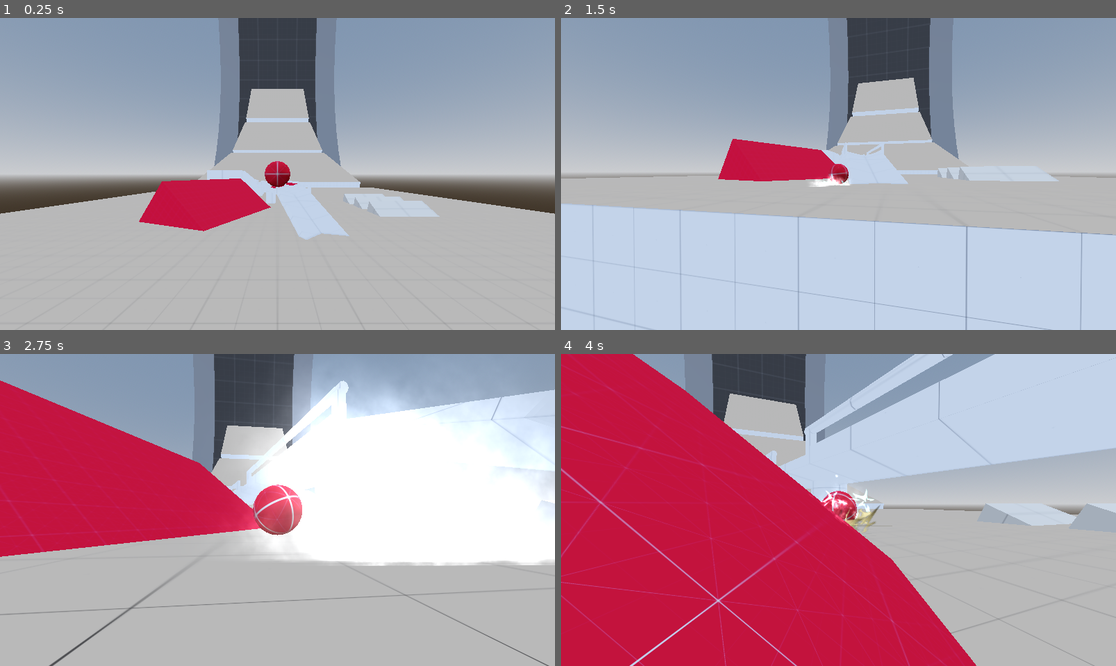
Above: before the commit, frames 1-4 (two rows, left to right).
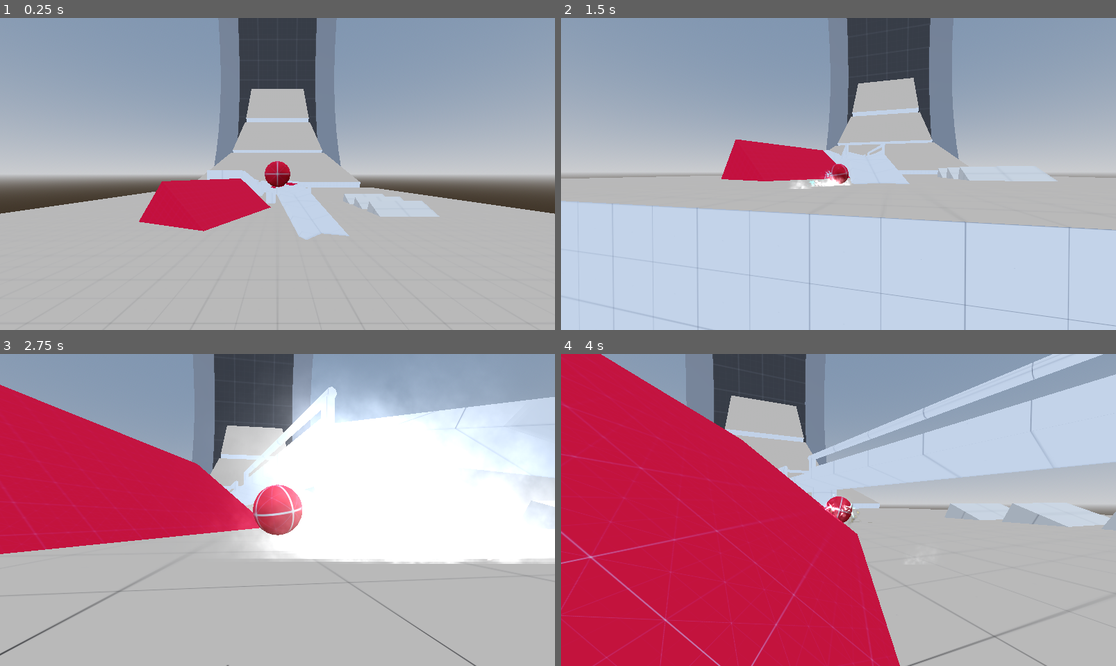
Above: after the commit, the same moments.

Repository: Bartticus/GMTK2025
Game: Godot game, scene res://Scenes/main/main.tscn
Two runs of this game, one before a commit and one after it. Both use one fixed random seed, a clock stepped at 60 frames per second and the inputs below.
Inputs (mouse positions are in pixels of both pictures, inside the frame that each line leads up to):
- Up to frame 1 (0.25 s): no input
- Up to frame 2 (1.5 s): move the mouse to (866, 174) at 0.52 s; hold Space (drift) 0.53-1.28 s; hold W (forward) from 0.53 s (still down); move the mouse to (810, 174) at 1.27 s; tap Space (drift) at 1.35 s
- Up to frame 3 (2.75 s): keep holding W (forward); move the mouse to (288, 503) at 2.02 s; hold Mouse wheel down (wheel_down) from 2.03 s (still down); tap Space (drift) at 2.3 s
- Up to frame 4 (4 s): keep holding W (forward); move the mouse to (832, 516) at 2.77 s; release Mouse wheel down (wheel_down) at 2.78 s; tap Mouse wheel up (wheel_up) at 2.85 s; tap Space (drift) at 3.05 s; move the mouse to (877, 513) at 3.52 s; hold Space (drift) from 3.53 s (still down)

The runs differ from the first frame. In frame 2, 2.5% of the frame differs, in the area x 0-100%, y 0-100%; in frame 3, 3.9%; in frame 4, 17%.

Commit message:
Bug fixes

Diff:
--- /dev/null
+++ b/Scenes/main/main.gd
@@ -0,0 +1,7 @@
+extends Node3D
+
+
+
+func _input(event):
+	if event.is_action_pressed("ui_cancel"):
+		get_tree().quit()
--- a/Scenes/main/main.tscn
+++ b/Scenes/main/main.tscn
@@ -1,12 +1,13 @@
-[gd_scene load_steps=27 format=3 uid="uid://dv7x2ren5evyl"]
+[gd_scene load_steps=28 format=3 uid="uid://dv7x2ren5evyl"]
 
 [ext_resource type="Texture2D" uid="uid://dk6dq52gtsalp" path="res://Textures/texture_01.png" id="1_b20jg"]
 [ext_resource type="LightmapGIData" uid="uid://dd7ruvw8a0ua5" path="res://Textures/main.lmbake" id="1_brlrh"]
+[ext_resource type="Script" uid="uid://siacv54rween" path="res://Scenes/main/main.gd" id="1_hgq70"]
 [ext_resource type="PackedScene" uid="uid://bo12c78cmhfo2" path="res://Scenes/marble/marble.tscn" id="2_w1fgp"]
 [ext_resource type="Material" uid="uid://bkvo47d3laj1v" path="res://Thaddeus/Visdev.tres" id="2_wcurd"]
 [ext_resource type="PackedScene" uid="uid://e3yd7vkq41oi" path="res://Scenes/ring/ring.tscn" id="3_4etoo"]
 [ext_resource type="Material" uid="uid://ybbnsrboni3v" path="res://Thaddeus/VisdevRed.tres" id="4_4jhlv"]
-[ext_resource type="PackedScene" path="res://Models/Walkway.tscn" id="6_4jhlv"]
+[ext_resource type="PackedScene" uid="uid://belm2gc5ufb0a" path="res://Models/Walkway.tscn" id="6_4jhlv"]
 
 [sub_resource type="ProceduralSkyMaterial" id="ProceduralSkyMaterial_bo1nx"]
 sky_horizon_color = Color(0.662243, 0.671743, 0.686743, 1)
@@ -94,6 +95,7 @@
 bounce = 0.2
 
 [node name="Main" type="Node3D"]
+script = ExtResource("1_hgq70")
 
 [node name="WorldEnvironment" type="WorldEnvironment" parent="."]
 environment = SubResource("Environment_jjvhh")
@@ -169,7 +171,6 @@
 transform = Transform3D(0.8763, 0.714157, -0.484746, -0.777047, 0.953467, 2.54778e-08, 0.375763, 0.306236, 1.13045, -1.4516, -50.5785, 2.5713)
 
 [node name="MeshInstance3D" type="MeshInstance3D" parent="World/LightmapGI/Ring/Ramp"]
-transform = Transform3D(1, 0, 0, 0, 1, 0, 0, 0, 1, 0, 0, 0)
 mesh = SubResource("BoxMesh_b3x3g")
 
 [node name="CollisionShape3D" type="CollisionShape3D" parent="World/LightmapGI/Ring/Ramp"]
@@ -179,7 +180,6 @@
 transform = Transform3D(-0.0117805, -0.00960116, -0.614812, -0.266067, 0.554455, -0.00356046, 0.554342, 0.265917, -0.0147745, 2.77121, -50.6327, 2.58645)
 
 [node name="MeshInstance3D" type="MeshInstance3D" parent="World/LightmapGI/Ring/Ramp3"]
-transform = Transform3D(1, 0, 0, 0, 1, 0, 0, 0, 1, 0, 0, 0)
 mesh = SubResource("BoxMesh_7y5iv")
 
 [node name="CollisionShape3D" type="CollisionShape3D" parent="World/LightmapGI/Ring/Ramp3"]
@@ -189,7 +189,6 @@
 transform = Transform3D(-0.0117805, -0.00960116, -0.614812, -0.266067, 0.554455, -0.00356046, 0.554342, 0.265917, -0.0147745, 2.77121, -50.6327, 1.71846)
 
 [node name="MeshInstance3D" type="MeshInstance3D" parent="World/LightmapGI/Ring/Ramp4"]
-transform = Transform3D(1, 0, 0, 0, 1, 0, 0, 0, 1, 0, 0, 0)
 mesh = SubResource("BoxMesh_7y5iv")
 
 [node name="CollisionShape3D" type="CollisionShape3D" parent="World/LightmapGI/Ring/Ramp4"]
@@ -199,7 +198,6 @@
 transform = Transform3D(-0.0117805, -0.00960116, -0.614812, -0.266067, 0.554455, -0.00356046, 0.554342, 0.265917, -0.0147745, 2.77121, -50.6327, 0.78635)
 
 [node name="MeshInstance3D" type="MeshInstance3D" parent="World/LightmapGI/Ring/Ramp5"]
-transform = Transform3D(1, 0, 0, 0, 1, 0, 0, 0, 1, 0, 0, 0)
 mesh = SubResource("BoxMesh_7y5iv")
 
 [node name="CollisionShape3D" type="CollisionShape3D" parent="World/LightmapGI/Ring/Ramp5"]
--- /dev/null
+++ b/Scenes/marble/camera_shake_noise.tres
@@ -0,0 +1,8 @@
+[gd_resource type="FastNoiseLite" format=3 uid="uid://dy1pf1f0gay07"]
+
+[resource]
+noise_type = 3
+frequency = 0.99
+fractal_octaves = 3
+fractal_lacunarity = 1.615
+fractal_gain = 6.795
--- a/Scenes/marble/drift_fx.gd
+++ b/Scenes/marble/drift_fx.gd
@@ -7,7 +7,7 @@
 
 @onready var y_rot : float = 0.0
 
-@onready var alpha : float = 1.0
+@onready var alpha : float = 0.0
 @onready var arrow : Sprite3D = $GroundPath
 
 @onready var sprites : Array = [$Sprites, $Sprites/Sprite1, $Sprites/Sprite2, $Sprites/Sprite3, $Sprites/Sprite4, $Sprites/Sprite5]
@@ -41,13 +41,8 @@
 		var sprite_color : Color = start_color
 		sprites[0].modulate = sprite_color.lerp(end_color, drift_lerp)
 	else:
-		alpha = lerpf(alpha, 0.0, delta*14.0)
-
 		if drifting_timer > 0.0:
-			#arrow.scale = Vector3.ONE * 0.6
-			#arrow.position.z = 0.45
 			alpha = 0.0
-
 		drifting_timer = 0.0
 
 	sprites[0].modulate.a = alpha
--- a/Scenes/marble/marble.gd
+++ b/Scenes/marble/marble.gd
@@ -7,7 +7,6 @@
 
 @onready var visuals : Node3D = $Visuals
 @onready var camera_anchor: Node3D = $CameraAnchor
-#@onready var camera: Camera3D = $CameraAnchor/Camera3D
 @onready var camera: Camera3D = $SpringArmPivot/ThirdPersonCamera
 @onready var spring_arm_pivot: Node3D = $SpringArmPivot
 
@@ -67,15 +66,12 @@
 		dir_diff_lerp *= 0.5#now a 0 to 1 range instead of -1 to 1
 		f_input = lerpf(fully_slowed_input.x, f_input, dir_diff_lerp)
 		h_input = lerpf(fully_slowed_input.y, h_input, dir_diff_lerp)
-		print(Vector2(h_input, f_input).length())
 
 	var camera_transform = camera.get_camera_transform()
 
 	var f_force = f_input * torque * delta * camera_transform.basis.x.normalized()
 	var h_force = h_input * torque * delta * camera_transform.basis.z.normalized()
 
-
-	#print(angular_velocity.length())
 
 	apply_torque(f_force)
 	apply_torque(h_force)
@@ -84,11 +80,12 @@
 	angular_velocity.y = clampf(angular_velocity.y, -max_angular_vel, max_angular_vel)
 	angular_velocity.z = clampf(angular_velocity.z, -max_angular_vel, max_angular_vel)
 
-	if abs(f_input) > 0.1 or abs(h_input) > 0.1:
-		drift_fx.current_move_rot = atan2(h_force.z, -f_force.x)#Vector2(f_force.x, h_force.z)
+	if true:#abs(f_input) > 0.1 or abs(h_input) > 0.1:
+		var look_vec : Vector2 = Vector2(-input_vector.z, input_vector.x)
+		look_vec = look_vec.rotated(-camera.global_rotation.y)
+		drift_fx.current_move_rot = atan2(look_vec.y, -look_vec.x)
 	else:
-		drift_fx.current_move_rot = -atan2(linear_velocity.x, -linear_velocity.z)
-
+		drift_fx.current_move_rot = atan2(linear_velocity.z, -linear_velocity.x) + 1.5707963267949
 
 	f_force = f_input * linear_force * delta * camera_transform.basis.z.normalized()
 	h_force = h_input * linear_force * delta * camera_transform.basis.x.normalized()
--- a/Scenes/marble/marble.tscn
+++ b/Scenes/marble/marble.tscn
@@ -6,12 +6,13 @@
 [ext_resource type="Script" uid="uid://db5fnaevwh8s4" path="res://Scenes/marble/impact_fx.gd" id="4_mowa8"]
 [ext_resource type="Texture2D" uid="uid://bv4xqxdi0apg4" path="res://Thaddeus/FX/Tx_Burst_radial_01_MEDIUM.png" id="5_0ro2e"]
 [ext_resource type="Script" uid="uid://lr7yfx68wgra" path="res://Scenes/marble/camera.gd" id="6_whwca"]
+[ext_resource type="FastNoiseLite" uid="uid://dy1pf1f0gay07" path="res://Scenes/marble/camera_shake_noise.tres" id="7_a0fhv"]
 [ext_resource type="AudioStream" uid="uid://bvcqrvylv4j3e" path="res://Scenes/marble/Marble roll loop.wav" id="7_mlxtt"]
-[ext_resource type="Script" path="res://Scenes/marble/third_person_camera.gd" id="8_0ovb4"]
+[ext_resource type="Script" uid="uid://cgh2hm7ll7wn4" path="res://Scenes/marble/third_person_camera.gd" id="8_0ovb4"]
 [ext_resource type="AudioStream" uid="uid://bpfed2lli6vwn" path="res://Sounds/wind.mp3" id="8_ywu4v"]
 [ext_resource type="Texture2D" uid="uid://n2hq6sdny8n8" path="res://Textures/Tx_Burst_radial_01_MEDIUM - Tile02.png" id="9_xfd6w"]
 [ext_resource type="Texture2D" uid="uid://dnooj036jptk4" path="res://Textures/smoke_01.png" id="10_lhqa5"]
-[ext_resource type="Script" path="res://Scenes/marble/drift_fx.gd" id="11_0ovb4"]
+[ext_resource type="Script" uid="uid://dig1kwpgvdnbt" path="res://Scenes/marble/drift_fx.gd" id="11_0ovb4"]
 [ext_resource type="Texture2D" uid="uid://cko8grym2ewym" path="res://Thaddeus/FX/Tx_Burst_directional_03_MEDIUM.png" id="11_fmvk0"]
 [ext_resource type="Texture2D" uid="uid://dv5adohal76fj" path="res://Thaddeus/FX/Tx_Smoke_seq_02.png" id="13_55j5u"]
 [ext_resource type="Texture2D" uid="uid://csbbr8ircbd6u" path="res://Thaddeus/FX/Tx_Burst_directional_02_MEDIUM.png" id="13_i5nwi"]
@@ -45,13 +46,6 @@
 
 [sub_resource type="SphereMesh" id="SphereMesh_mowa8"]
 material = SubResource("StandardMaterial3D_lpkg8")
-
-[sub_resource type="FastNoiseLite" id="FastNoiseLite_whwca"]
-noise_type = 3
-frequency = 0.99
-fractal_octaves = 3
-fractal_lacunarity = 1.615
-fractal_gain = 6.795
 
 [sub_resource type="Curve" id="Curve_o7fp8"]
 _data = [Vector2(0, 0), 0.0, 3.16533, 0, 0, Vector2(0.102941, 1), 0.0, 0.0, 0, 0, Vector2(1, 0), -4.20225, 0.0, 0, 0]
@@ -212,7 +206,7 @@
 collision_layer = 2
 physics_material_override = SubResource("PhysicsMaterial_vfrwj")
 contact_monitor = true
-max_contacts_reported = 24
+max_contacts_reported = 28
 script = ExtResource("1_qlpfi")
 
 [node name="CollisionShape3D" type="CollisionShape3D" parent="."]
@@ -249,7 +243,7 @@
 script = ExtResource("6_whwca")
 marble = NodePath("../..")
 pivot = NodePath("..")
-shake_noise = SubResource("FastNoiseLite_whwca")
+shake_noise = ExtResource("7_a0fhv")
 
 [node name="rollSFX" type="AudioStreamPlayer3D" parent="."]
 stream = ExtResource("7_mlxtt")
@@ -445,3 +439,4 @@
 script = ExtResource("8_0ovb4")
 spring_arm = NodePath("../SpringArm3D/SpringPosition")
 lerp_power = 6.0
+shake_noise = ExtResource("7_a0fhv")
--- a/Scenes/marble/third_person_camera.gd
+++ b/Scenes/marble/third_person_camera.gd
@@ -3,5 +3,22 @@
 @export var spring_arm: Node3D
 @export var lerp_power: float = 1.0
 
+@onready var camera_shake : float = 0.0
+@export var shake_noise : Noise
+@onready var frequency : float = 0.0
+@onready var pivot_rotation : float = 0.0
+
 func _process(delta: float) -> void:
 	position = lerp(position, spring_arm.position, delta * lerp_power)
+
+	if camera_shake > 0.0:
+		var shake_freq = frequency*5.0
+		var shake_amount = 0.13 * camera_shake
+		var sampler = shake_noise.get_noise_2d(shake_freq, 0.0)
+		h_offset = lerp(0.0, shake_amount, sampler)
+		sampler = shake_noise.get_noise_2d(0.0, shake_freq)
+		v_offset = lerp(0.0, shake_amount, sampler)
+
+		frequency += delta
+
+	camera_shake = lerpf(camera_shake, 0.0, delta * 7.0)
--- a/Scenes/marble/visuals.gd
+++ b/Scenes/marble/visuals.gd
@@ -27,7 +27,7 @@
 	squash_timer = squash_length
 	squash_intensity = lerpf(0.0, 0.5, intensity)
 
-	#marble.camera.camera_shake = 1.0
+	marble.camera.camera_shake = 1.0
 
 	var fx : Node3D = impact_fx.duplicate()
 	add_child(fx)
--- a/project.godot
+++ b/project.godot
@@ -71,6 +71,10 @@
 3d_physics/layer_1="World"
 3d_physics/layer_2="Player"
 
+[physics]
+
+3d/physics_engine="Jolt Physics"
+
 [rendering]
 
 renderer/rendering_method="gl_compatibility"
Not shown, added: Scenes/main/main.gd.uid
Not shown: 1 places in Scenes/marble/marble.tscn that only renumber resources
